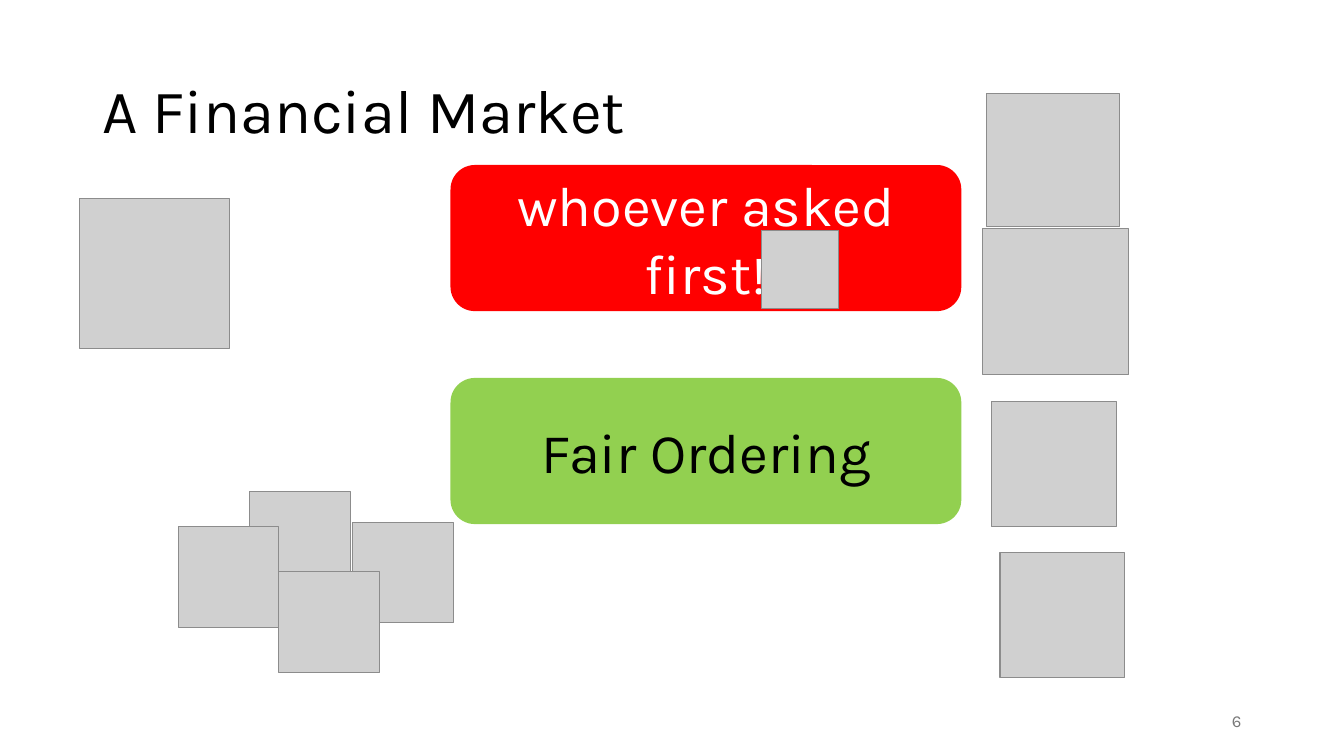
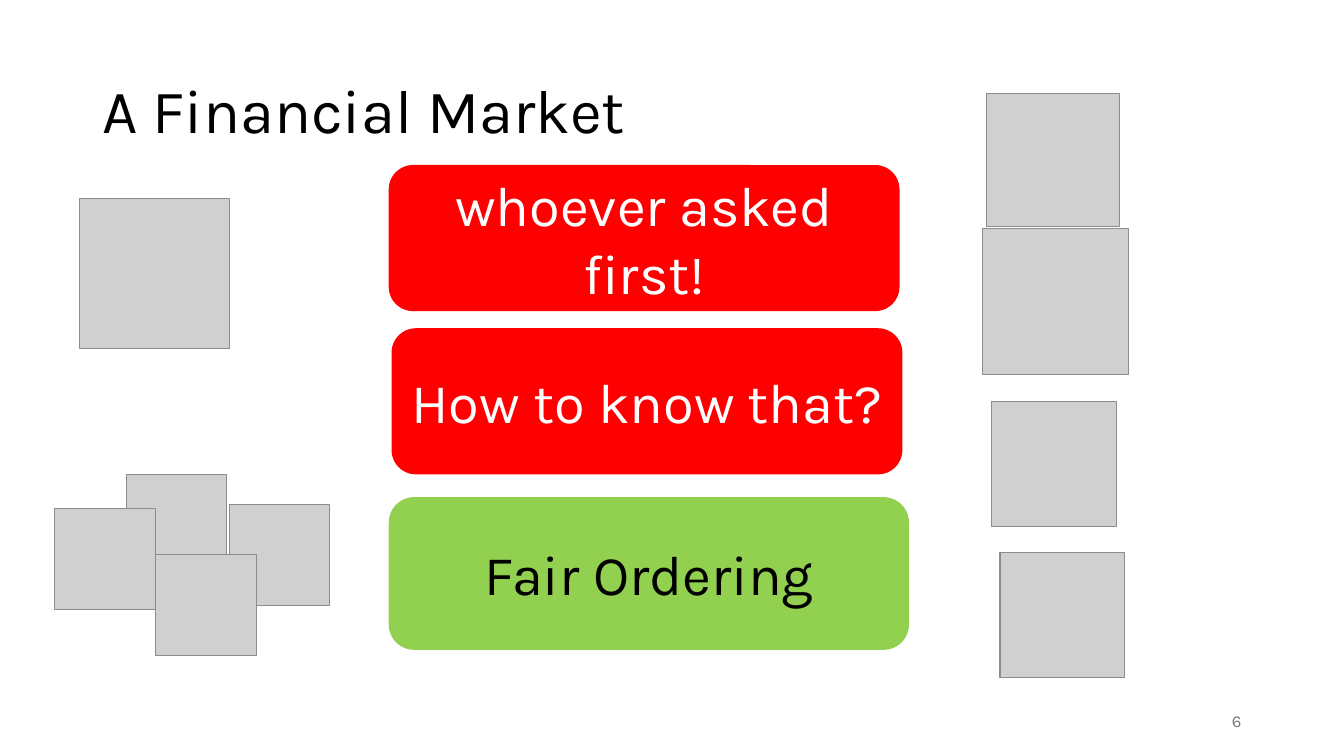
Before and after one commit to HaseebLUMS/Onyx-Presentation, a slide deck: slide 6 of tommy_hotnets_v2.pptx. Drawn at 1344x756 pixels with LibreOffice and Linux fonts; fonts in the diff are those of the drawing; grey boxes stand for pictures. Boxes give left, top, right and bottom in pixels: in the first picture for what was removed or moved away, otherwise in the second. Text is boxed around its words. In the diff, an @@ line names an element or a change of style, - is before the commit and + after.

```diff
--- a/tommy_hotnets_v2.pptx
+++ b/tommy_hotnets_v2.pptx
@@ rounded rectangle "whoever asked first!": place and size @@
-rounded rectangle "whoever asked first!" at (451,165,962,312)
+rounded rectangle "whoever asked first!" at (389,165,900,312)
@@ picture removed at (761,231,839,309) @@
@@ rounded rectangle added at (392,329,903,475), fill #FF0000, 40 pt, text #FFFFFF @@
+How to know that?
@@ rounded rectangle "Fair Ordering": place and size @@
-rounded rectangle "Fair Ordering" at (451,378,962,524)
+rounded rectangle "Fair Ordering" at (389,497,909,650)
@@ 4 pictures: place and size @@
-4 pictures at (178,492,454,673)
+4 pictures at (54,475,330,655)
```
Also in this commit, not shown: 4 other slides changed.
